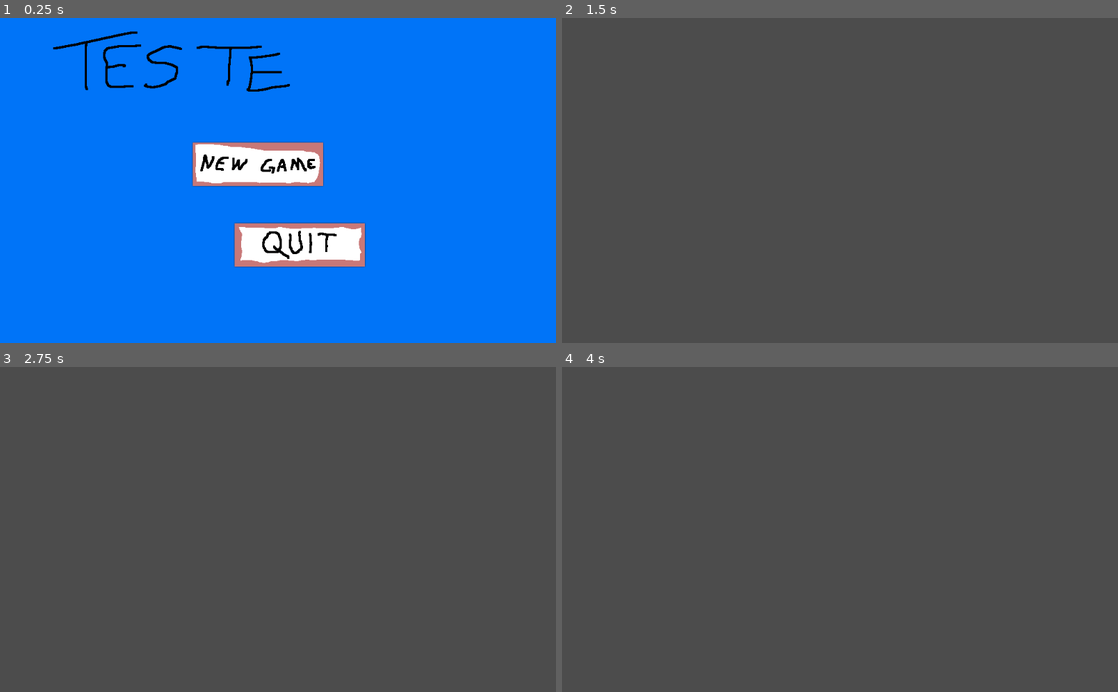
Above: before the commit, frames 1-4 (two rows, left to right).
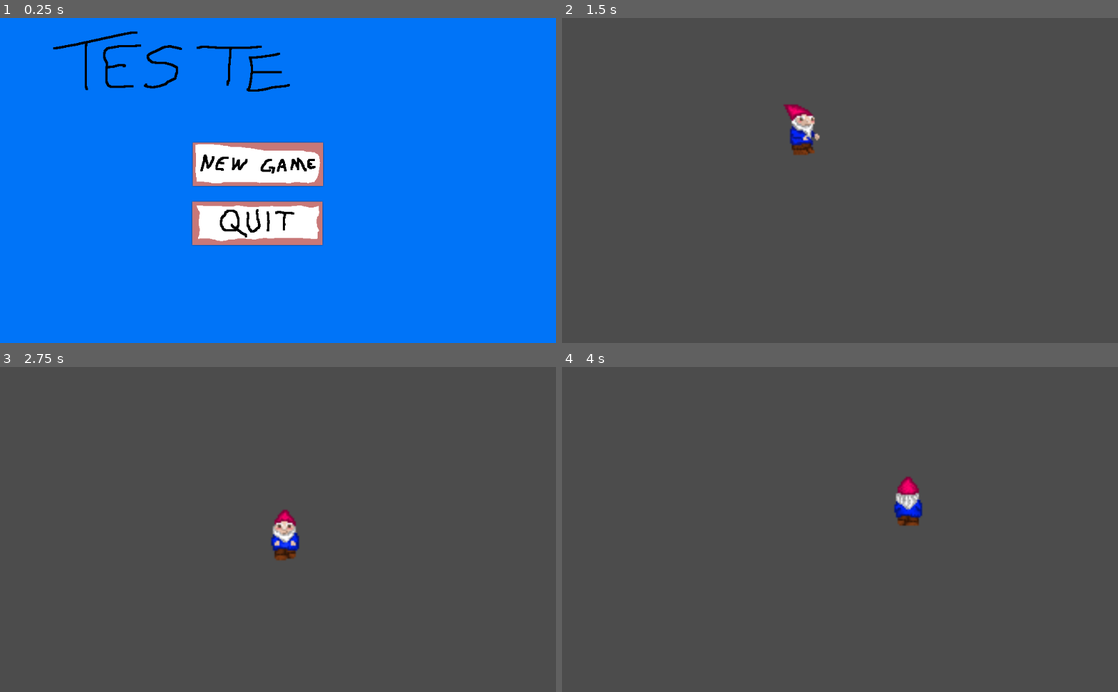
Above: after the commit, the same moments.

Repository: fingerson/Eletronica_Digital_O_Jogo
Game: Godot game, scene res://Scenes/Main.tscn
Same seed, same stepped clock (60 frames per second), same inputs: the game is played once before the commit and once after it.
Inputs (mouse positions are in pixels of both pictures, inside the frame that each line leads up to):
- Up to frame 1 (0.25 s): no input
- Up to frame 2 (1.5 s): click (817, 164) at 0.5 s; tap Enter at 1.25 s; hold Right (ui_right) from 1.28 s (still down)
- Up to frame 3 (2.75 s): release Right (ui_right) at 2.03 s; hold Down (ui_down) from 2.03 s (still down)
- Up to frame 4 (4 s): release Down (ui_down) at 2.78 s; hold Right (ui_right) 2.78-3.53 s; hold Up (ui_up) from 3.53 s (still down)

The runs differ from the first frame. In frame 1, 5.1% of the frame differs, in the area x 34-66%, y 56-77%; in frame 2, 0.6%; in frame 3, 0.6%; in frame 4, 0.6%.

Commit message:
Added lamp and gnome sprites, gnome animations

Diff:
--- /dev/null
+++ b/Scenes/Player.tscn
@@ -0,0 +1,170 @@
+[gd_scene load_steps=8 format=2]
+
+[ext_resource path="res://Scripts/Player.gd" type="Script" id=1]
+[ext_resource path="res://Graphics/Sprites/gnome/gnomes.png" type="Texture" id=2]
+
+
+[sub_resource type="Animation" id=1]
+
+resource_name = "walking_down"
+length = 0.4
+loop = true
+step = 0.2
+tracks/0/type = "value"
+tracks/0/path = NodePath("Sprite:frame")
+tracks/0/interp = 1
+tracks/0/loop_wrap = true
+tracks/0/imported = false
+tracks/0/enabled = true
+tracks/0/keys = {
+"times": PoolRealArray( 0, 0.2 ),
+"transitions": PoolRealArray( 1, 1 ),
+"update": 1,
+"values": [ 4, 5 ]
+}
+tracks/1/type = "value"
+tracks/1/path = NodePath("Sprite:scale")
+tracks/1/interp = 1
+tracks/1/loop_wrap = true
+tracks/1/imported = false
+tracks/1/enabled = true
+tracks/1/keys = {
+"times": PoolRealArray( 0 ),
+"transitions": PoolRealArray( 1 ),
+"update": 0,
+"values": [ Vector2( 1, 1 ) ]
+}
+
+[sub_resource type="Animation" id=2]
+
+resource_name = "walking_left"
+length = 0.4
+loop = true
+step = 0.2
+tracks/0/type = "value"
+tracks/0/path = NodePath("Sprite:frame")
+tracks/0/interp = 1
+tracks/0/loop_wrap = true
+tracks/0/imported = false
+tracks/0/enabled = true
+tracks/0/keys = {
+"times": PoolRealArray( 0, 0.2 ),
+"transitions": PoolRealArray( 1, 1 ),
+"update": 1,
+"values": [ 1, 2 ]
+}
+tracks/1/type = "value"
+tracks/1/path = NodePath("Sprite:scale")
+tracks/1/interp = 1
+tracks/1/loop_wrap = true
+tracks/1/imported = false
+tracks/1/enabled = true
+tracks/1/keys = {
+"times": PoolRealArray( 0 ),
+"transitions": PoolRealArray( 1 ),
+"update": 0,
+"values": [ Vector2( 1, 1 ) ]
+}
+
+[sub_resource type="Animation" id=3]
+
+resource_name = "walking_right"
+length = 0.4
+loop = true
+step = 0.2
+tracks/0/type = "value"
+tracks/0/path = NodePath("Sprite:frame")
+tracks/0/interp = 1
+tracks/0/loop_wrap = true
+tracks/0/imported = false
+tracks/0/enabled = true
+tracks/0/keys = {
+"times": PoolRealArray( 0, 0.2 ),
+"transitions": PoolRealArray( 1, 1 ),
+"update": 1,
+"values": [ 1, 2 ]
+}
+tracks/1/type = "value"
+tracks/1/path = NodePath("Sprite:scale")
+tracks/1/interp = 1
+tracks/1/loop_wrap = true
+tracks/1/imported = false
+tracks/1/enabled = true
+tracks/1/keys = {
+"times": PoolRealArray( 0 ),
+"transitions": PoolRealArray( 1 ),
+"update": 0,
+"values": [ Vector2( -1, 1 ) ]
+}
+
+[sub_resource type="Animation" id=4]
+
+resource_name = "walking_up"
+length = 0.4
+loop = true
+step = 0.2
+tracks/0/type = "value"
+tracks/0/path = NodePath("Sprite:frame")
+tracks/0/interp = 1
+tracks/0/loop_wrap = true
+tracks/0/imported = false
+tracks/0/enabled = true
+tracks/0/keys = {
+"times": PoolRealArray( 0, 0.2 ),
+"transitions": PoolRealArray( 1, 1 ),
+"update": 1,
+"values": [ 7, 8 ]
+}
+tracks/1/type = "value"
+tracks/1/path = NodePath("Sprite:scale")
+tracks/1/interp = 1
+tracks/1/loop_wrap = true
+tracks/1/imported = false
+tracks/1/enabled = true
+tracks/1/keys = {
+"times": PoolRealArray( 0 ),
+"transitions": PoolRealArray( 1 ),
+"update": 0,
+"values": [ Vector2( 1, 1 ) ]
+}
+
+[sub_resource type="CapsuleShape2D" id=5]
+
+custom_solver_bias = 0.0
+radius = 8.72888
+height = 16.4632
+
+[node name="Player" type="KinematicBody2D"]
+
+input_pickable = false
+collision_layer = 1
+collision_mask = 1
+collision/safe_margin = 0.08
+script = ExtResource( 1 )
+_sections_unfolded = [ "Transform" ]
+
+[node name="Sprite" type="Sprite" parent="." index="0"]
+
+texture = ExtResource( 2 )
+normal_map = ExtResource( 2 )
+vframes = 3
+hframes = 3
+frame = 5
+_sections_unfolded = [ "Animation", "Offset", "Transform" ]
+
+[node name="AnimationPlayer" type="AnimationPlayer" parent="." index="1"]
+
+root_node = NodePath("..")
+autoplay = ""
+playback_process_mode = 1
+playback_default_blend_time = 0.0
+playback_speed = 1.0
+anims/walking_down = SubResource( 1 )
+anims/walking_left = SubResource( 2 )
+anims/walking_right = SubResource( 3 )
+anims/walking_up = SubResource( 4 )
+blend_times = [  ]
+
+[node name="CollisionShape2D" type="CollisionShape2D" parent="." index="2"]
+
+shape = SubResource( 5 )
--- a/Scenes/Title.tscn
+++ b/Scenes/Title.tscn
@@ -4,7 +4,7 @@
 [ext_resource path="res://Graphics/UI/Title.png" type="Texture" id=2]
 [ext_resource path="res://Graphics/UI/Menu.png" type="Texture" id=3]
 
-[node name="Title" type="Node2D" index="0"]
+[node name="Title" type="Node2D"]
 
 script = ExtResource( 1 )
 
@@ -55,10 +55,10 @@
 anchor_top = 0.0
 anchor_right = 0.0
 anchor_bottom = 0.0
-margin_left = 432.0
-margin_top = 379.0
-margin_right = 672.0
-margin_bottom = 459.0
+margin_left = 354.0
+margin_top = 339.0
+margin_right = 594.0
+margin_bottom = 419.0
 rect_pivot_offset = Vector2( 0, 0 )
 rect_clip_content = false
 focus_mode = 2
--- a/Scenes/test_level.tscn
+++ b/Scenes/test_level.tscn
@@ -1,3 +1,11 @@
-[gd_scene format=2]
+[gd_scene load_steps=2 format=2]
 
-[node name="test_level" type="Node2D"]
+[ext_resource path="res://Scenes/Player.tscn" type="PackedScene" id=1]
+
+[node name="test_level" type="Node2D" index="0"]
+
+[node name="Player" parent="." index="0" instance=ExtResource( 1 )]
+
+position = Vector2( 414.151, 203.752 )
+scale = Vector2( 3, 3 )
+_sections_unfolded = [ "Transform" ]
--- /dev/null
+++ b/Scripts/Player.gd
@@ -0,0 +1,44 @@
+extends KinematicBody2D
+
+# class member variables go here, for example:
+# var a = 2
+# var b = "textvar"
+var SPEED = 50
+
+func _ready():
+	# Called when the node is added to the scene for the first time.
+	# Initialization here
+	pass
+
+func set_animation (anim):
+	if $AnimationPlayer.get_current_animation() != anim:
+		$AnimationPlayer.play(anim)
+
+func play():
+	if not $AnimationPlayer.is_playing():
+		$AnimationPlayer.play()
+
+func stop():
+	if $AnimationPlayer.is_playing():
+		$AnimationPlayer.stop()
+
+func _process(delta):
+	# Called every frame. Delta is time since last frame.
+	# Update game logic here.
+	var direction = Vector2(0,0)
+	if Input.is_action_pressed("ui_up"):
+		set_animation("walking_up")
+		direction.y = -1 * abs(scale.y)
+	elif Input.is_action_pressed("ui_down"):
+		set_animation("walking_down")
+		direction.y = 1 * abs(scale.y)
+	elif Input.is_action_pressed("ui_left"):
+		set_animation("walking_left")
+		direction.x = -1 * abs(scale.x)
+	elif Input.is_action_pressed("ui_right"):
+		set_animation("walking_right")
+		direction.x = 1 * abs(scale.x)
+	else:
+		stop()
+	move_and_slide(direction * SPEED)
+	pass
--- a/Scripts/Title.gd
+++ b/Scripts/Title.gd
@@ -7,14 +7,14 @@
 signal out_mode(mode)
 
 func _ready():
-	$New_game.connect("button_down",self,"on_ng")
-	$Exit.connect("button_down",self,"on_quit")
+	$New_game.connect("button_down",self,"_on_ng")
+	$Exit.connect("button_down",self,"_on_quit")
 	pass
 
-func on_ng():
+func _on_ng():
 	emit_signal("out_mode","ng")
 
-func on_quit():
+func _on_quit():
 	emit_signal("out_mode","quit")
 #func _process(delta):
 #	# Called every frame. Delta is time since last frame.
Binary file added: Graphics/Sprites/gnome/gnomes.png
Not shown, added: Graphics/Sprites/gnome/gnomes.png.import
Not shown, added: Graphics/Sprites/switch/switch down.png.import
Not shown, added: Graphics/Sprites/switch/switch up.png.import
